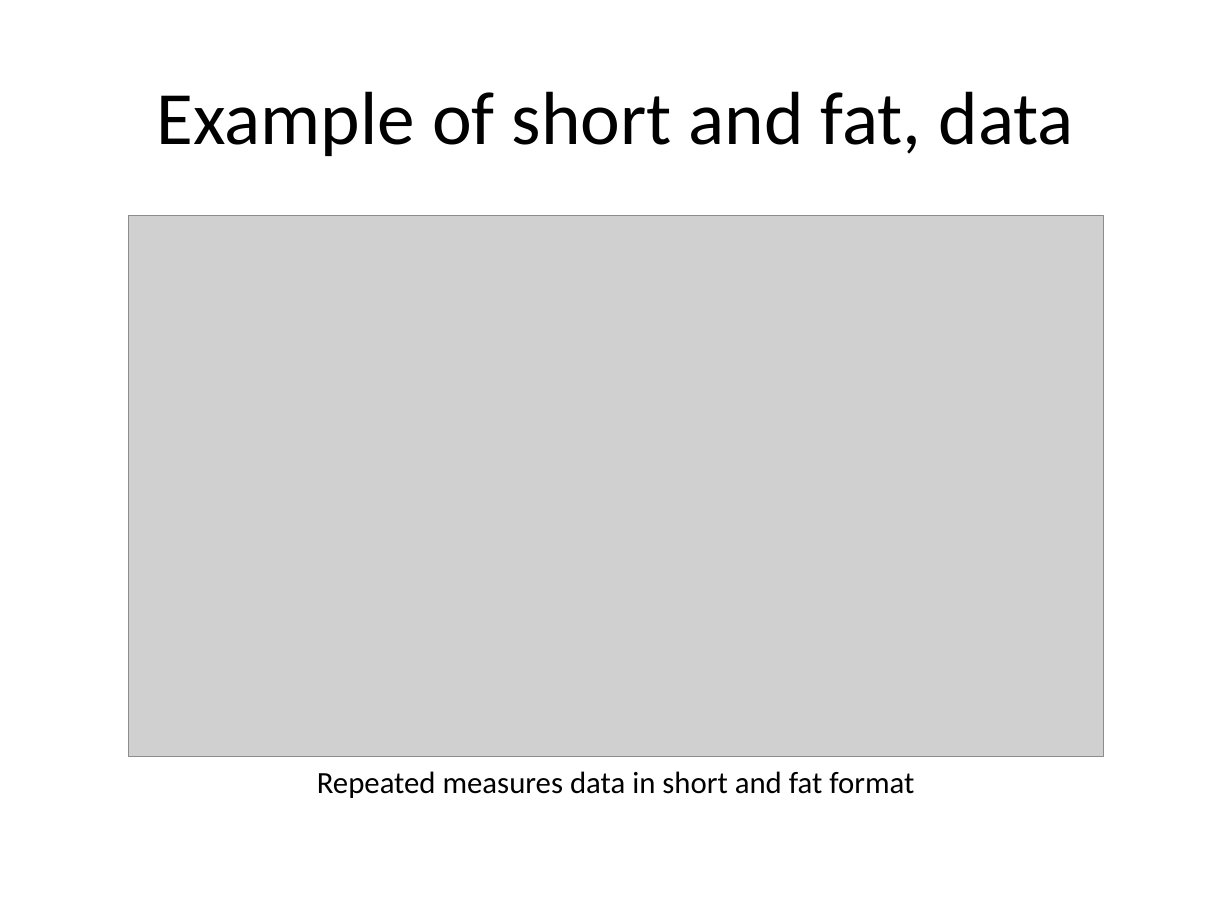
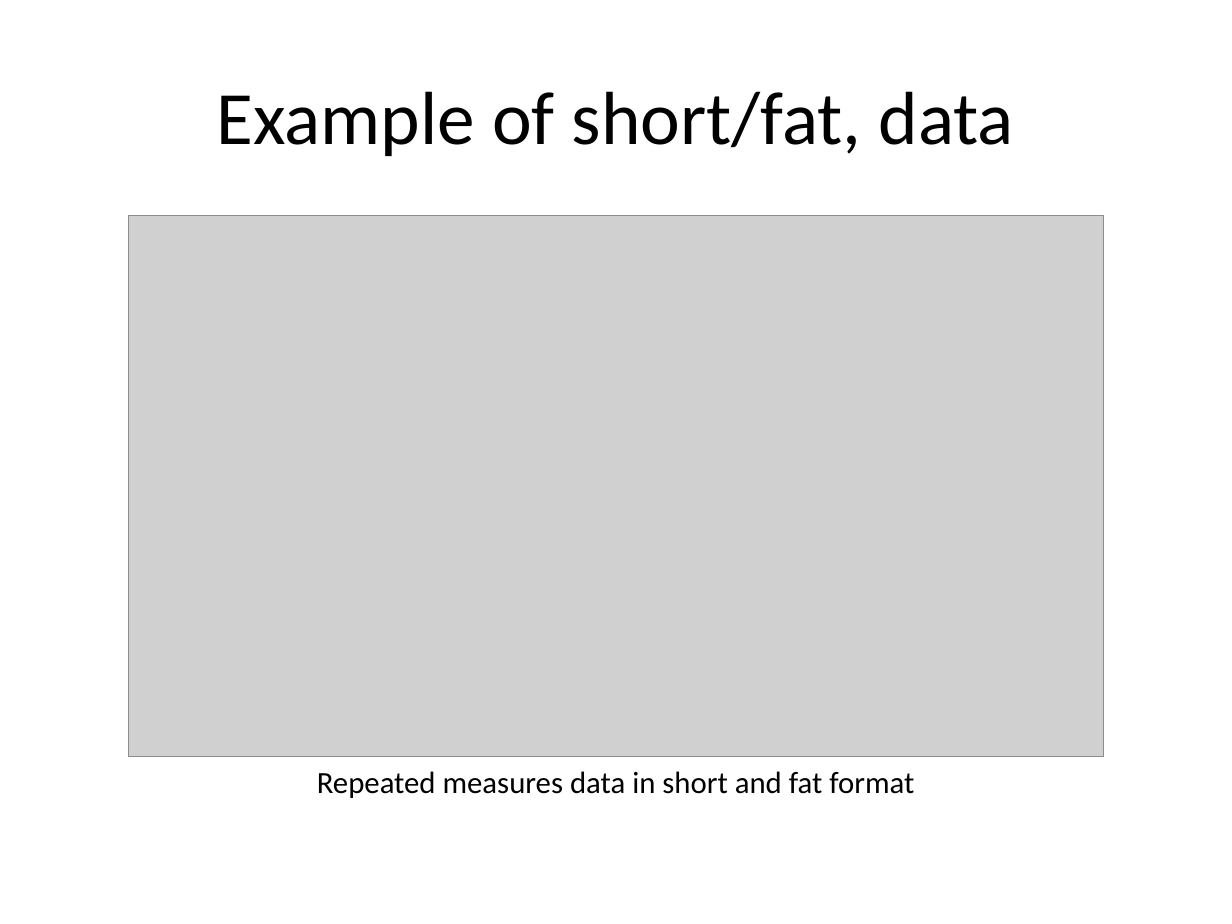
Before and after one commit to classes-medb/5510, a slide deck: slide 28 of src/video-11-data-management.pptx (slide 22 before the commit). Drawn at 1232x924 pixels with LibreOffice and Linux fonts; fonts in the diff are those of the drawing; grey boxes stand for pictures. Boxes give left, top, right and bottom in pixels: in the first picture for what was removed or moved away, otherwise in the second. Text is boxed around its words. In the diff, an @@ line names an element or a change of style, - is before the commit and + after.

```diff
--- a/src/video-11-data-management.pptx
+++ b/src/video-11-data-management.pptx
@@ title at (217,91,1014,156): text changed @@
-Example of short and fat, data
+Example of short/fat, data
```
Also in this commit, not shown: 10 other slides changed, 11 slides added, 24 slides removed, 4 other files.
